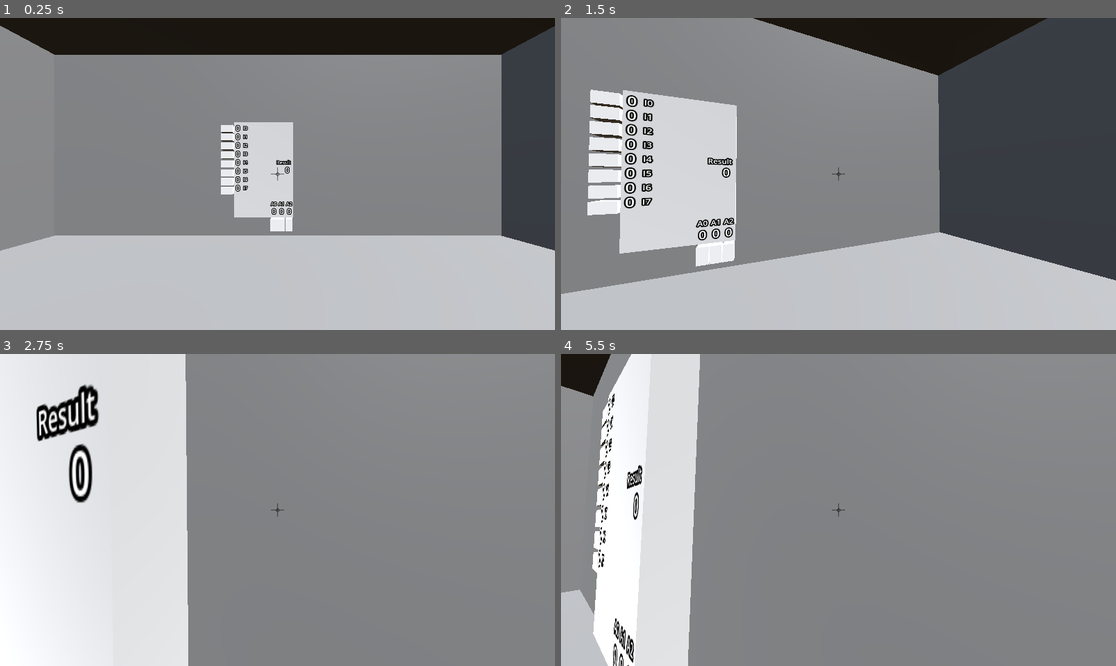
Above: before the commit, frames 1-4 (two rows, left to right).
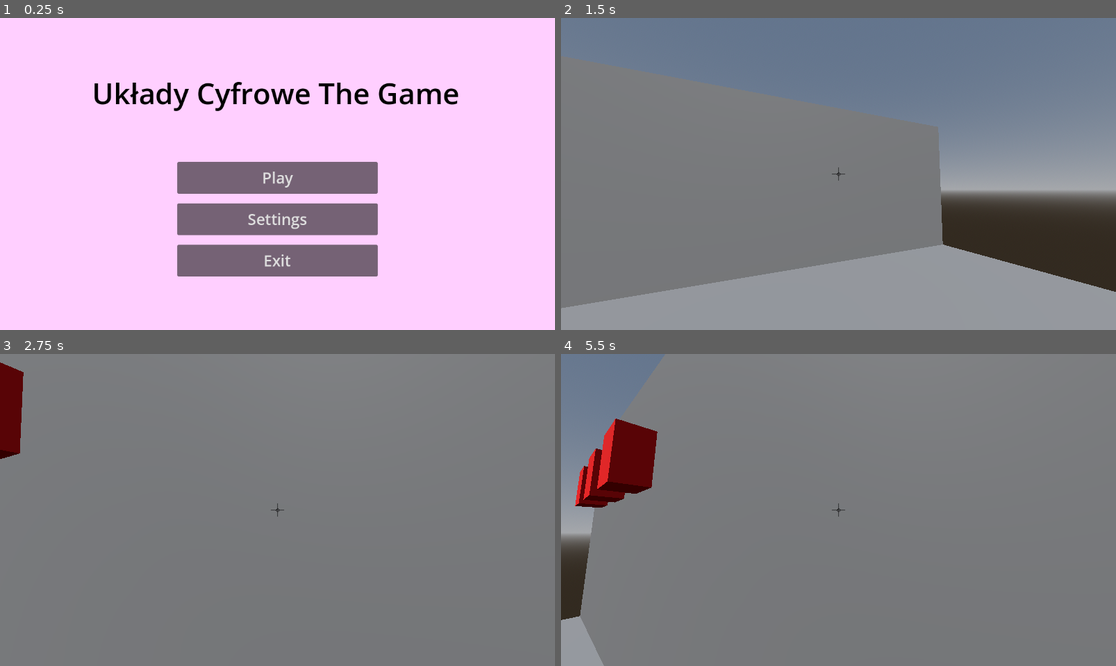
Above: after the commit, the same moments.

Repository: IllBeWatchingU/MSI-Project-UC
Game: Godot game, scene res://scenes/Main_Menu.tscn
The game is run twice, just before and just after one commit, with the same random seed, the same clock (stepped at 60 frames per second) and the same inputs. Before the commit the project starts from res://scenes/multiplexer level/MultiplexLevel.tscn.
Inputs (mouse positions are in pixels of both pictures, inside the frame that each line leads up to):
- Up to frame 1 (0.25 s): no input
- Up to frame 2 (1.5 s): click (838, 177) at 0.5 s, where only the run after the commit has a clickable "Play"; tap Enter at 1.25 s; move the mouse to (866, 174) at 1.27 s; hold W (MoveForward) from 1.28 s (still down); hold E (Interact) from 1.28 s (still down)
- Up to frame 3 (2.75 s): keep holding W (MoveForward); tap Space (Jump) at 1.52, 2.27 s; move the mouse to (249, 510) at 2.02 s; release E (Interact) at 2.03 s; tap E (Interact) at 2.1 s
- Up to frame 4 (5.5 s): keep holding W (MoveForward); move the mouse to (849, 503) at 2.77 s; hold E (Interact) 2.78-3.53 s; tap Space (Jump) at 3.5, 3.77, 4.52, 5.27 s; move the mouse to (832, 516) at 3.52 s; tap E (Interact) at 3.6, 5.1 s; move the mouse to (877, 513) at 4.27 s; hold E (Interact) 4.28-5.03 s; move the mouse to (794, 506) at 5.02 s

The runs differ from the first frame. In frame 1, 100% of the frame differs, in the area x 0-100%, y 0-100%; in frame 2, 72%; in frame 3, 34%; in frame 4, 22%.

Commit message:
Change project run settings.

Diff:
--- a/project.godot
+++ b/project.godot
@@ -11,7 +11,7 @@
 [application]
 
 config/name="Msi Project"
-run/main_scene="res://scenes/multiplexer level/MultiplexLevel.tscn"
+run/main_scene="res://scenes/Main_Menu.tscn"
 config/features=PackedStringArray("4.2", "Mobile")
 config/icon="res://icon.svg"
 
